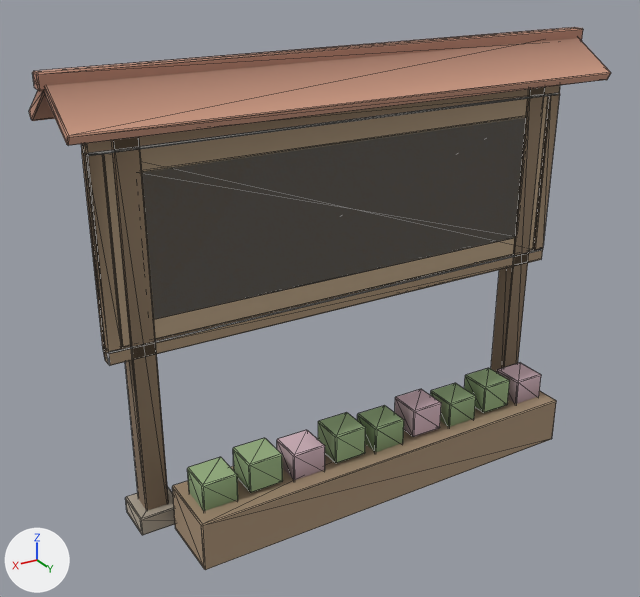
A saved change to the glTF model public/assets/island/signs-v1/sign_stand.glb.
Camera for both pictures: a 50 mm lens placed at (2.34, 3.6, 2.79), pointed at (0.2, 0.04, 1.01). Arrows for +X, +Y and +Z are at lower left; the lights stay in place. The picture after the commit comes second. Mesh edges are drawn as thin lines. Where no turn or scale is listed for an object, it has been applied to the vertices. Vertices at exactly the same position are counted once.
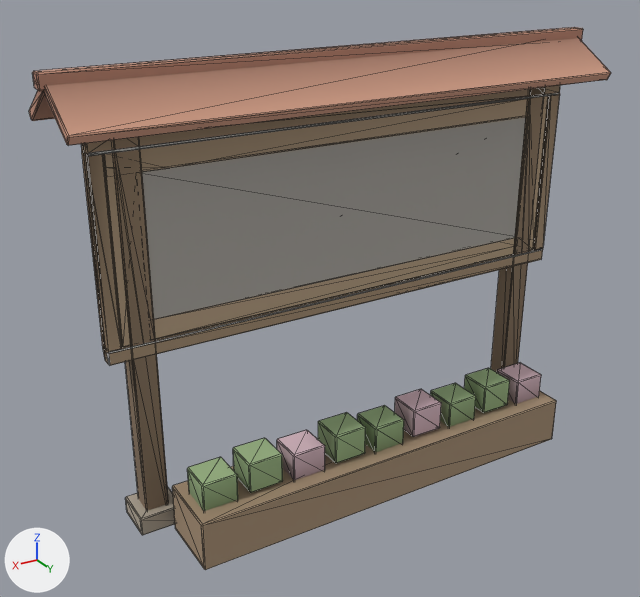
Boxes [x1, y1, x2, y2] around the edits, measured in the pictures (640 x 597 px):
part 1 of me_mesh_0, reshaped
    both: [29, 85, 560, 510]

The change in detail:
me_mesh_0 is used by ob_mesh_0; location (-1.475, 0.5, 0.0).
me_mesh_0 had 528 vertices, 996 faces and spanned x 0.0..2.95, y -0.79..0.0, z 0.0..2.23.
me_mesh_0 now has 596 vertices, 1060 faces and spans x 0.0..2.95, y -0.79..0.0, z 0.0..2.23.
Part 1, on me_mesh_0:
15 faces are deleted.
61 vertices are added at x 0.02..2.93, y -0.55..-0.44, z 0.0..2.16.
7 new vertices lie (-0.05, 0.05, 0.0) away from vertices in x 0.27..2.73, y -0.6..-0.45, z 0.0.
79 new faces join them.
